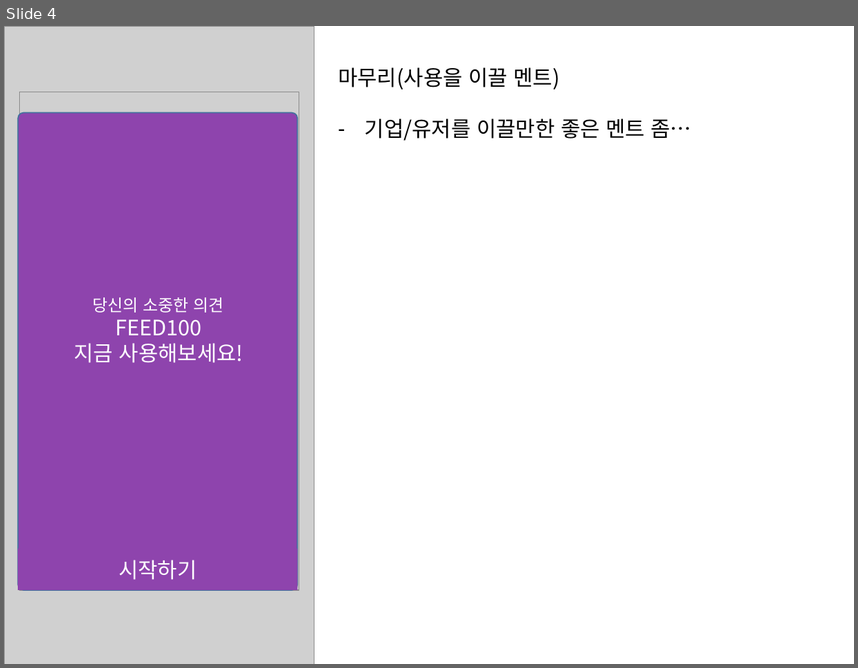
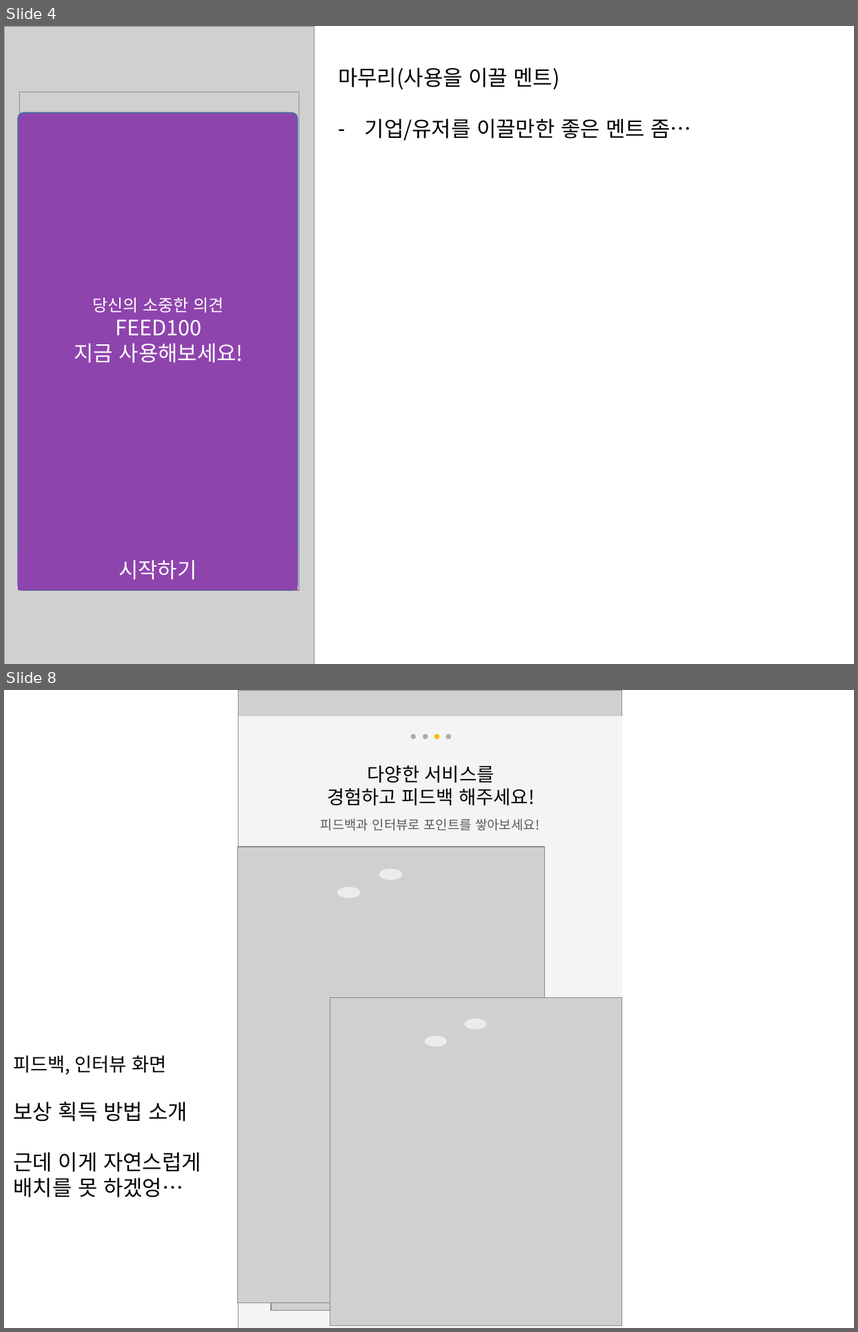
Before and after one commit to drkim0830/feed100, a slide deck: 앱소개.pptx. Shown one above the other, each under a label of ours: slide 4 before the commit, slides 4 and 8 after it; the slides between them are not shown. The pictures are 858x668 and 858x1332 pixels, drawn with LibreOffice and Linux fonts; fonts in the diff are those of the drawing; grey boxes stand for pictures. Boxes give left, top, right and bottom in pixels: in the first picture for what was removed or moved away, otherwise in the second. Text is boxed around its words. In the diff, an @@ line names an element or a change of style, - is before the commit and + after.

```diff
--- a/앱소개.pptx
+++ b/앱소개.pptx
@@ slide 8 added at (x1=4, y1=690, x2=854, y2=1328), background #FFFFFF @@
@@ picture added at (x1=239, y1=690, x2=623, y2=1328) @@
@@ rectangle added at (x1=239, y1=716, x2=623, y2=1328), fill #F3F5F4 @@
@@ group added at (x1=411, y1=734, x2=451, y2=739): 4 ellipses @@
@@ text added at (x1=327, y1=765, x2=535, y2=805), 16 pt, text #000000 @@
+다양한 서비스를
+경험하고 피드백 해주세요!
@@ text added at (x1=321, y1=818, x2=539, y2=831), 11 pt, text #595959 @@
+피드백과 인터뷰로 포인트를 쌓아보세요!
@@ group added at (x1=238, y1=847, x2=545, y2=1310): 2 pictures, 2 ellipses @@
@@ picture added at (x1=330, y1=998, x2=623, y2=1325) @@
@@ ellipse added at (x1=465, y1=1018, x2=487, y2=1029), fill #ECECEC @@
@@ ellipse added at (x1=425, y1=1036, x2=447, y2=1047), fill #ECECEC @@
@@ text added at (x1=13, y1=1055, x2=201, y2=1197), 18 pt, text #000000 @@
+피드백, 인터뷰 화면
+보상 획득 방법 소개
+근데 이게 자연스럽게
+배치를 못 하겠엉…
```
Also in this commit, not shown: 2 slides changed, 3 other slides added.
